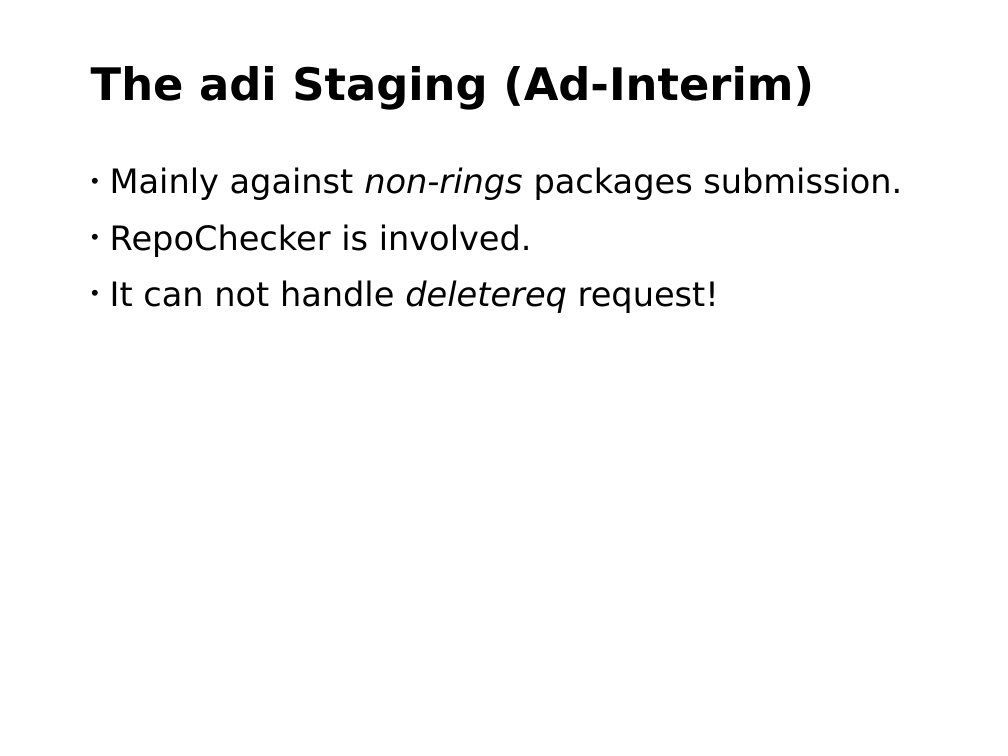
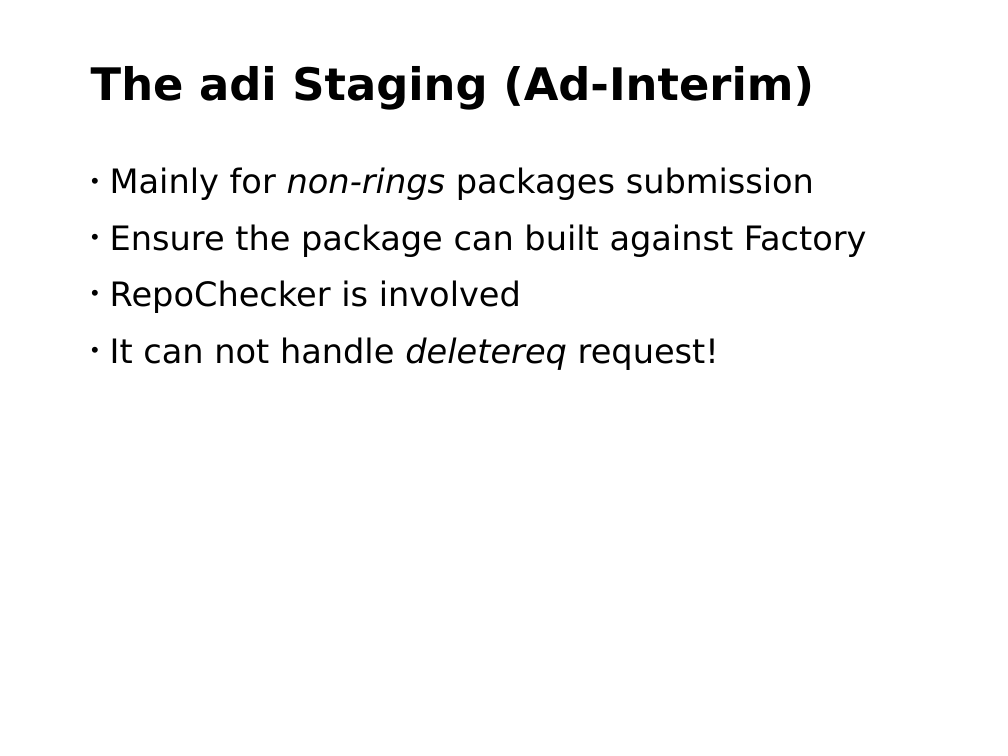
Before and after one commit to nilxam/labsconf_2015, a slide deck: slide 9 of labsconf_2015.odp. Drawn at 1008x756 pixels with LibreOffice and Linux fonts; fonts in the diff are those of the drawing; background and template pictures are left out. Boxes give left, top, right and bottom in pixels: in the first picture for what was removed or moved away, otherwise in the second. Text is boxed around its words. In the diff, an @@ line names an element or a change of style, - is before the commit and + after.

Commit message:
update

```diff
--- a/labsconf_2015.odp
+++ b/labsconf_2015.odp
@@ text at <box>110,167,867,313</box>: text changed @@
-• Mainly against non-rings packages submission.
-• RepoChecker is involved.
+• Mainly for non-rings packages submission
+• Ensure the package can built against Factory
+• RepoChecker is involved
```
Also in this commit, not shown: 3 other slides changed, 5 slides added, 2 slides removed.
